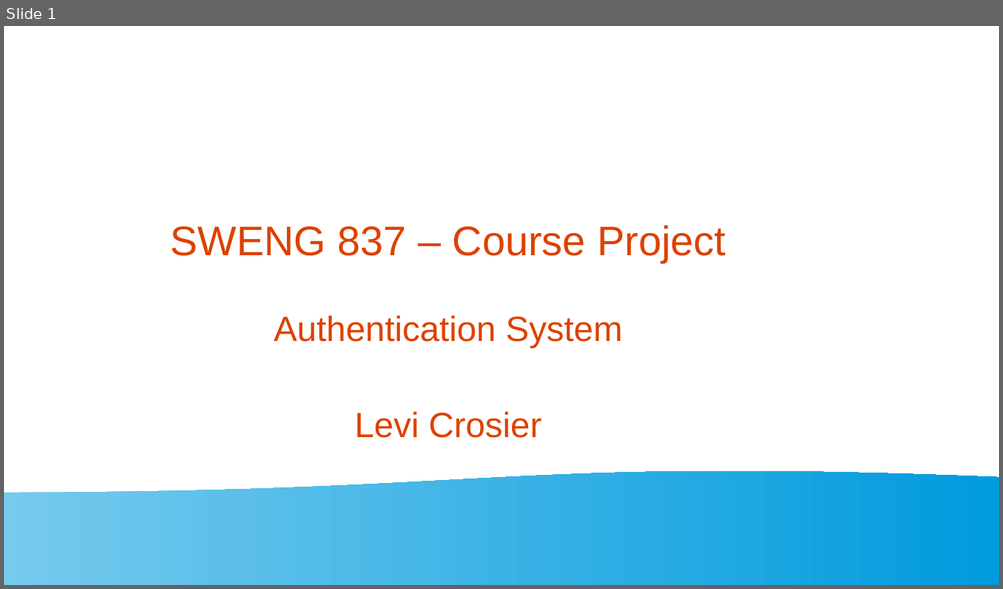
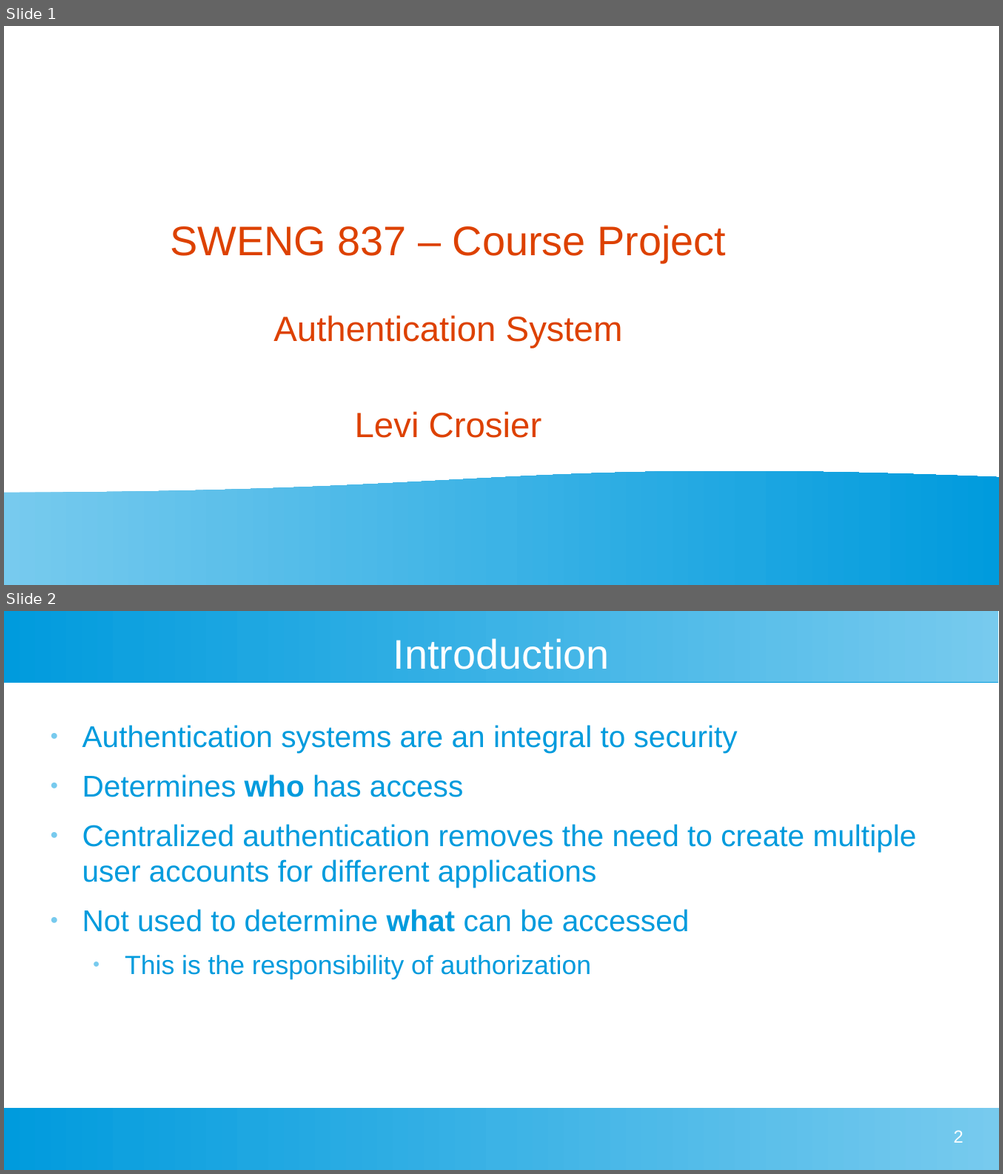
Before and after one commit to lwcrosier/sweng837, a slide deck: src/presentation/sweng837-presentation.odp. Shown one above the other, each under a label of ours: slide 1 before the commit, slides 1 and 2 after it. The pictures are 1003x589 and 1003x1174 pixels, drawn with LibreOffice and Linux fonts; fonts in the diff are those of the drawing. Boxes give left, top, right and bottom in pixels: in the first picture for what was removed or moved away, otherwise in the second. Text is boxed around its words. In the diff, an @@ line names an element or a change of style, - is before the commit and + after.

```diff
--- a/src/presentation/sweng837-presentation.odp
+++ b/src/presentation/sweng837-presentation.odp
@@ slide 2 added at <box>4,611,999,1170</box>, background #FFFFFF @@
@@ rectangle added at <box>4,611,999,682</box>, fill gradient #77CAEE to #75C9EE to #73C9ED to #71C8ED to #6FC7ED to #6EC6ED @@
@@ title added at <box>393,638,609,669</box>, 33 pt, text #FFFFFF @@
+Introduction
@@ text added at <box>82,725,916,980</box>, 24 pt, text #009BDD @@
+● Authentication systems are an integral to security
+● Determines who has access
+● Centralized authentication removes the need to create multiple user accounts for different applications
+● Not used to determine what can be accessed
+  ● This is the responsibility of authorization
@@ rectangle added at <box>4,1108,999,1170</box>, fill gradient #77CAEE to #75C9EE to #73C9ED to #71C8ED to #6FC7ED to #6EC6ED @@
@@ page number added at <box>953,1130,963,1143</box>, 14 pt, text #FFFFFF @@
+2
```
Also in this commit, not shown: 5 other slides added, 1 slide removed.
